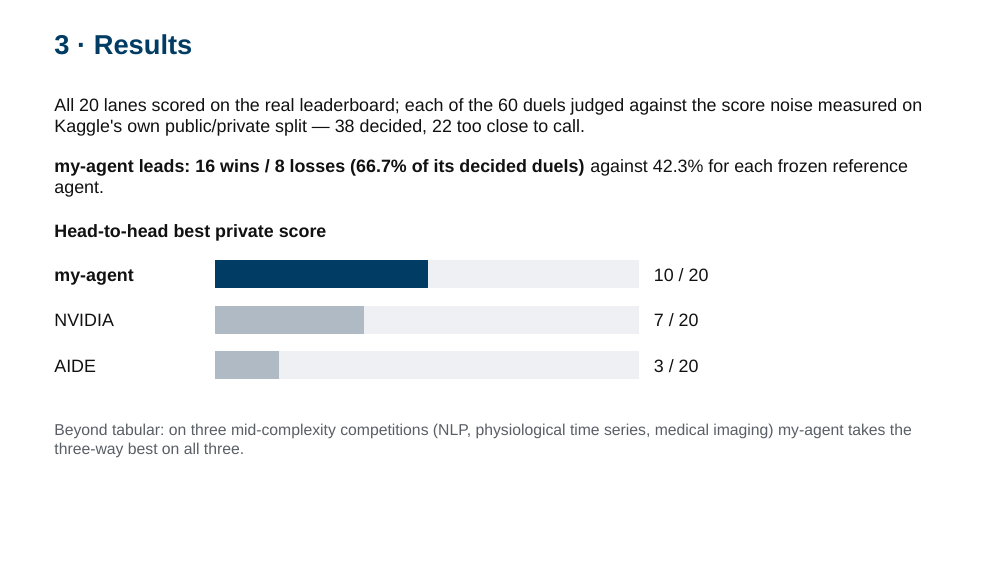
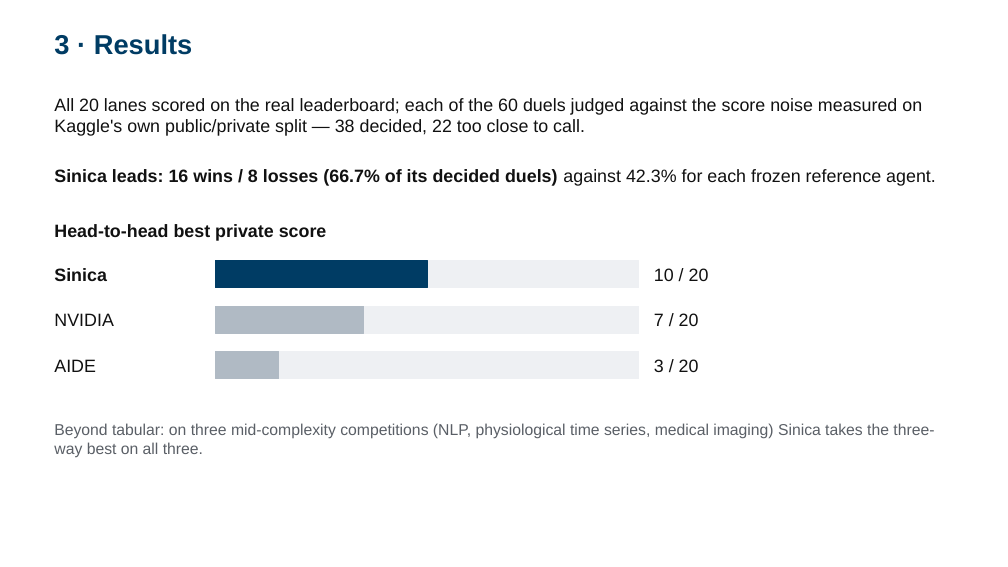
Before and after one commit to 930731haohao-afk/kaggle-agent, a slide deck: slide 4 of docs/presentation/slides_4min.pptx. Drawn at 1008x567 pixels with LibreOffice and Linux fonts; fonts in the diff are those of the drawing. Boxes give left, top, right and bottom in pixels: in the first picture for what was removed or moved away, otherwise in the second. Text is boxed around its words. In the diff, an @@ line names an element or a change of style, - is before the commit and + after.

```diff
--- a/docs/presentation/slides_4min.pptx
+++ b/docs/presentation/slides_4min.pptx
@@ text at bbox=[54, 169, 936, 186]: text changed @@
-my-agent leads: 16 wins / 8 losses (66.7% of its decided duels) against 42.3% for each frozen reference agent.
+Sinica leads: 16 wins / 8 losses (66.7% of its decided duels) against 42.3% for each frozen reference agent.
@@ text at bbox=[54, 268, 107, 281]: text changed @@
-my-agent
+Sinica
@@ text at bbox=[54, 423, 934, 457]: text changed @@
-Beyond tabular: on three mid-complexity competitions (NLP, physiological time series, medical imaging) my-agent takes the three-way best on all three.
+Beyond tabular: on three mid-complexity competitions (NLP, physiological time series, medical imaging) Sinica takes the three-way best on all three.
```
Also in this commit, not shown: 1 other slide changed, 8 other files.
